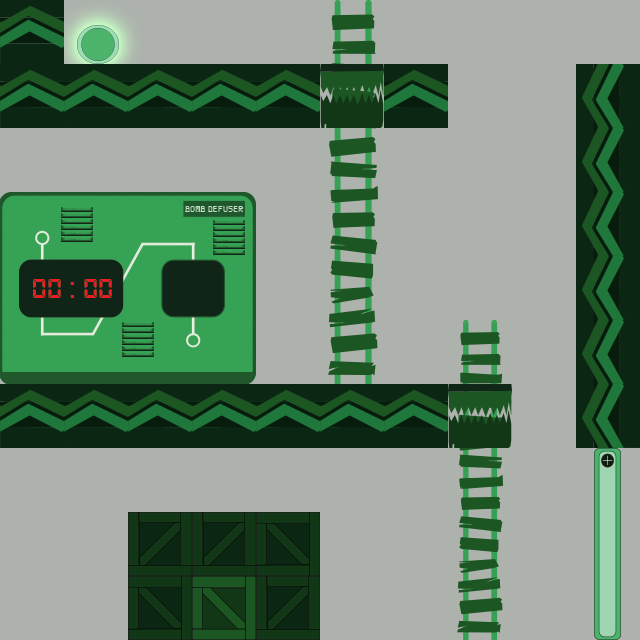
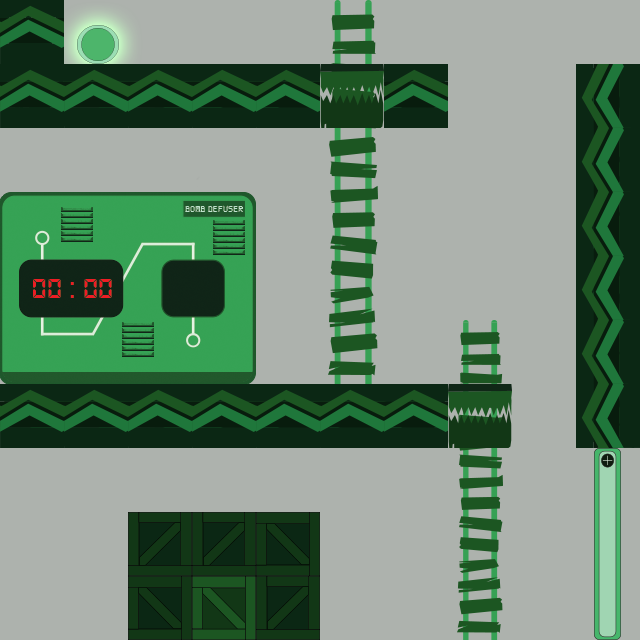
The second 640×640 image is a revision of the first. Changes to its layers:
painted on "Vector Smart Object copy 63" over [0, 17, 64, 44]
painted on "Vector Smart Object" (8th of 19, in "leftbottom") over [0, 81, 63, 108]
